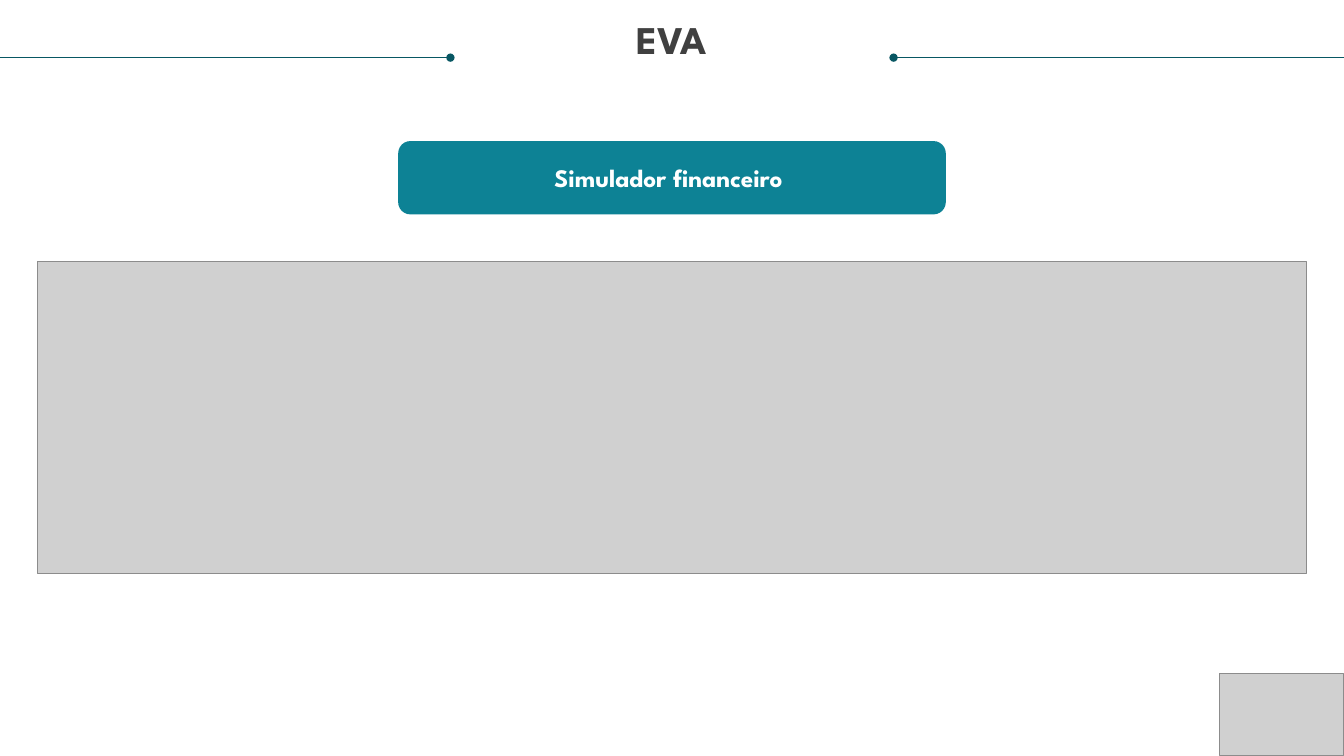
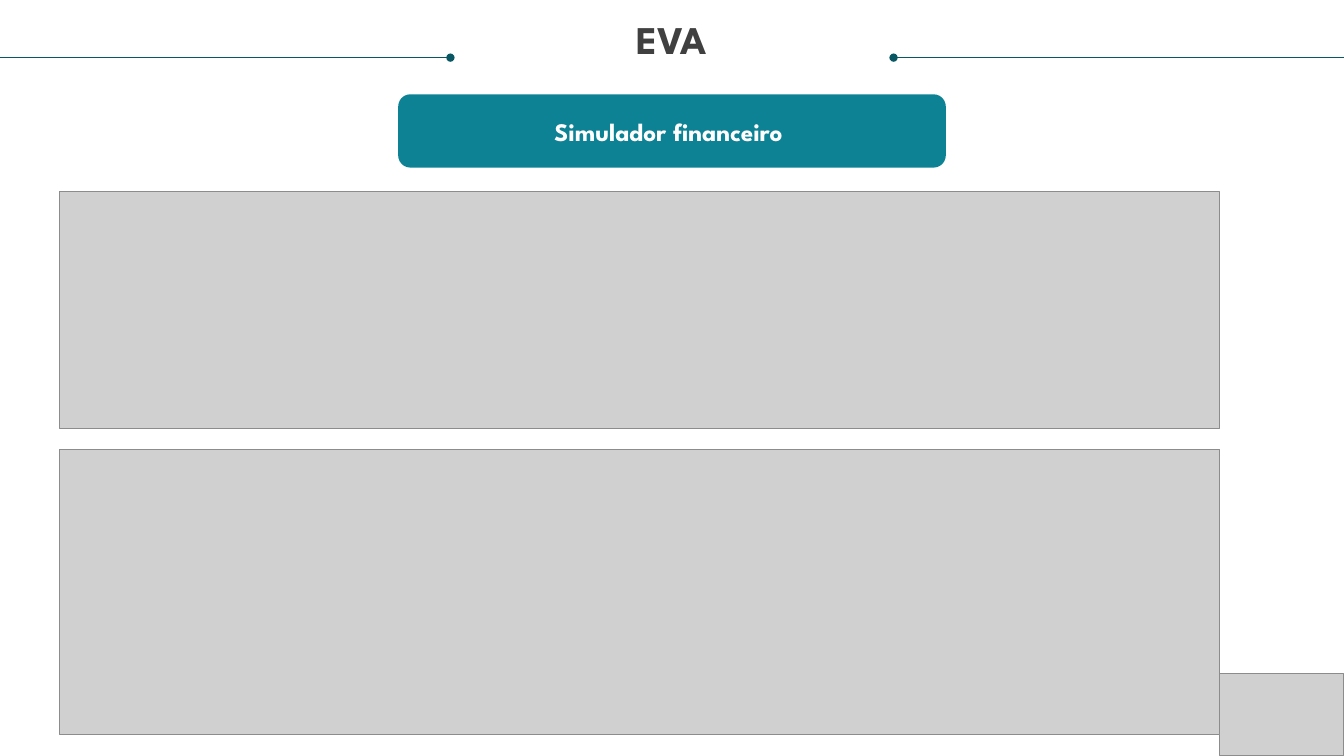
Before and after one commit to YuriJVedovate/EVA_projeto, a slide deck: slide 11 of APRESENTAÇÃO/Sprint 1 ATUALIZADO 1 [Salvo automaticamente].pptx. Drawn at 1344x756 pixels with LibreOffice and Linux fonts; fonts in the diff are those of the drawing; grey boxes stand for pictures. Boxes give left, top, right and bottom in pixels: in the first picture for what was removed or moved away, otherwise in the second. Text is boxed around its words. In the diff, an @@ line names an element or a change of style, - is before the commit and + after.

Commit message:
Coloquei no slide a parte do HTML

```diff
--- a/APRESENTAÇÃO/Sprint 1 ATUALIZADO 1 [Salvo automaticamente].pptx
+++ b/APRESENTAÇÃO/Sprint 1 ATUALIZADO 1 [Salvo automaticamente].pptx
@@ rounded rectangle "Simulador financeiro": place and size @@
-rounded rectangle "Simulador financeiro" at box(398, 141, 946, 215)
+rounded rectangle "Simulador financeiro" at box(398, 95, 946, 168)
@@ picture added at box(59, 192, 1220, 427) @@
@@ picture: place and size @@
-picture at box(37, 261, 1307, 574)
+picture at box(59, 450, 1220, 736)
```
